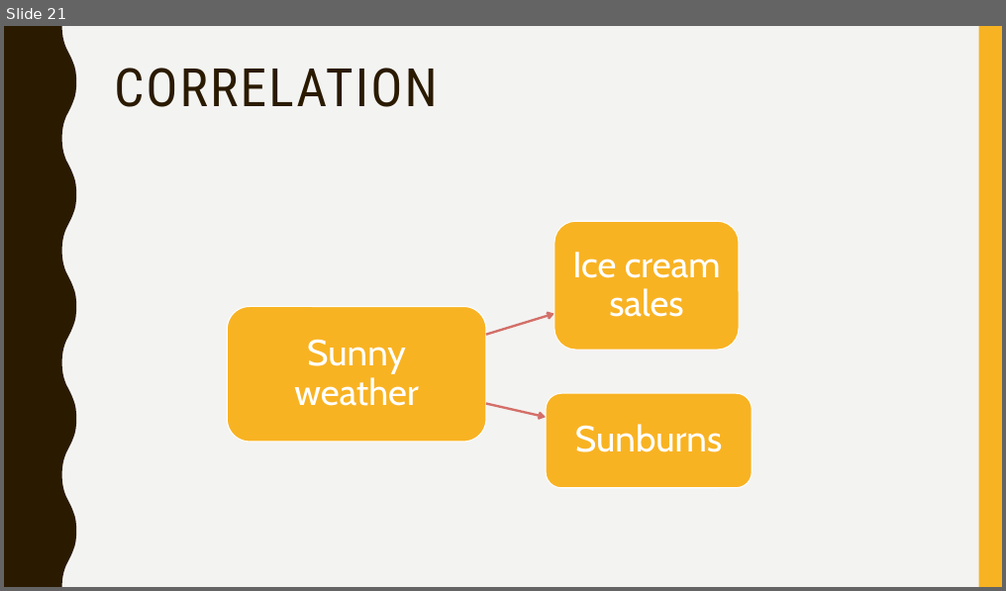
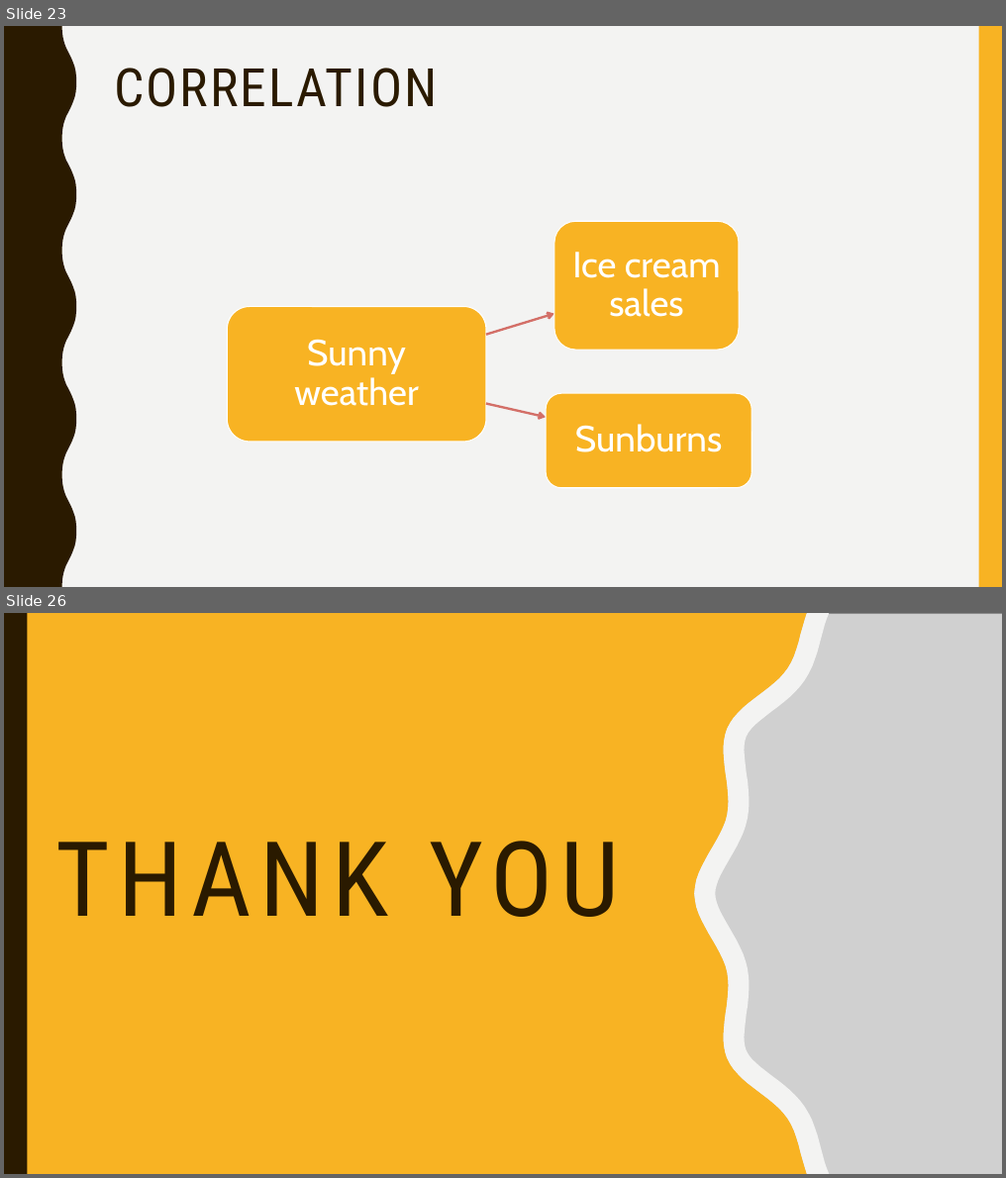
Before and after one commit to skgadi/Courses, a slide deck: 2021/statistics-for-business/session-2.pptx. Shown one above the other, each under a label of ours: slide 21 before the commit, slides 23 and 26 after it; the slides between them are not shown. The pictures are 1006x591 and 1006x1178 pixels, drawn with LibreOffice and Linux fonts; fonts in the diff are those of the drawing; grey boxes stand for pictures. Boxes give left, top, right and bottom in pixels: in the first picture for what was removed or moved away, otherwise in the second. Text is boxed around its words. In the diff, an @@ line names an element or a change of style, - is before the commit and + after.

```diff
--- a/2021/statistics-for-business/session-2.pptx
+++ b/2021/statistics-for-business/session-2.pptx
@@ slide 26 added at (4,613,1002,1174), background #F8B323; not listed: 2 template elements that a slide beside it also shows @@
@@ rectangle added at (4,613,1002,1174), fill #F8B323 @@
@@ freeform shape added at (4,613,807,1174), fill #F8B323 @@
@@ rectangle added at (4,613,27,1174), fill #2A1A00 @@
@@ picture added at (689,613,1002,1174) @@
@@ freeform shape added at (694,613,829,1174), fill #F3F3F2 @@
@@ title added at (56,841,620,917), 100 pt, text #2A1A00 @@
+THANK YOU
@@ what was slide 21 is now slide 23 @@
```
Also in this commit, not shown: 5 slides changed, 2 other slides added, 8 other files.
